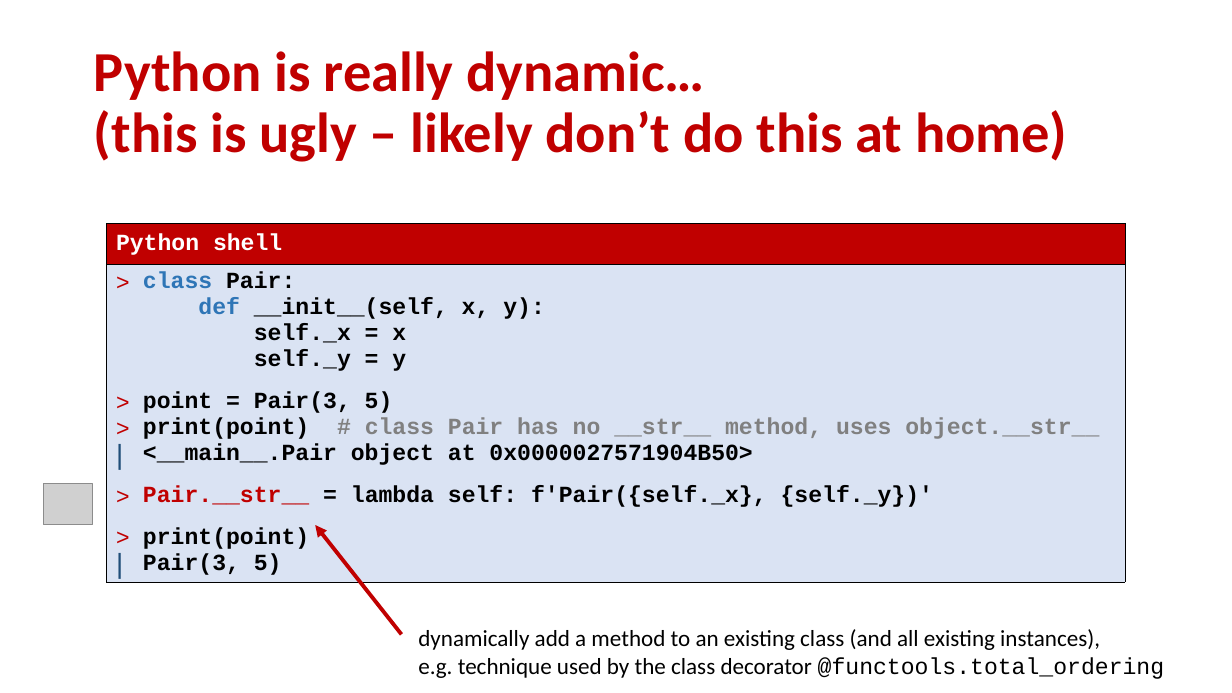
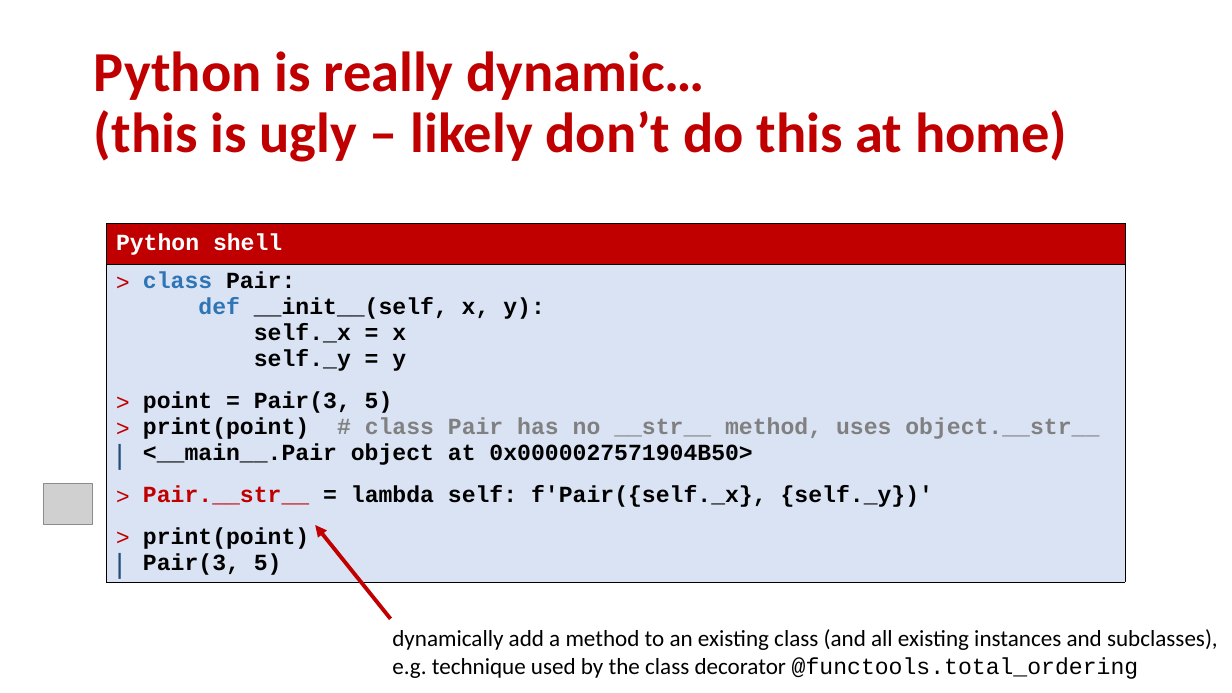
Before and after one commit to gsbrodal/gsbrodal.github.io, a slide deck: slide 20 of ipsa/slides/hierarchies.pptx. Drawn at 1232x693 pixels with LibreOffice and Linux fonts; fonts in the diff are those of the drawing; grey boxes stand for pictures. Boxes give left, top, right and bottom in pixels: in the first picture for what was removed or moved away, otherwise in the second. Text is boxed around its words. In the diff, an @@ line names an element or a change of style, - is before the commit and + after.

```diff
--- a/ipsa/slides/hierarchies.pptx
+++ b/ipsa/slides/hierarchies.pptx
@@ arrow moved from (402, 635) - (315, 525) to (391, 619) - (315, 525) @@
@@ text "dynamically add a method to ..." moved from (x1=418, y1=629, x2=1165, y2=679) to (x1=392, y1=629, x2=1218, y2=679) @@
@@ text at (x1=392, y1=629, x2=1218, y2=650): text changed @@
-dynamically add a method to an existing class (and all existing instances),
+dynamically add a method to an existing class (and all existing instances and subclasses),
```
Also in this commit, not shown: 11 other slides changed, 3 other files.
